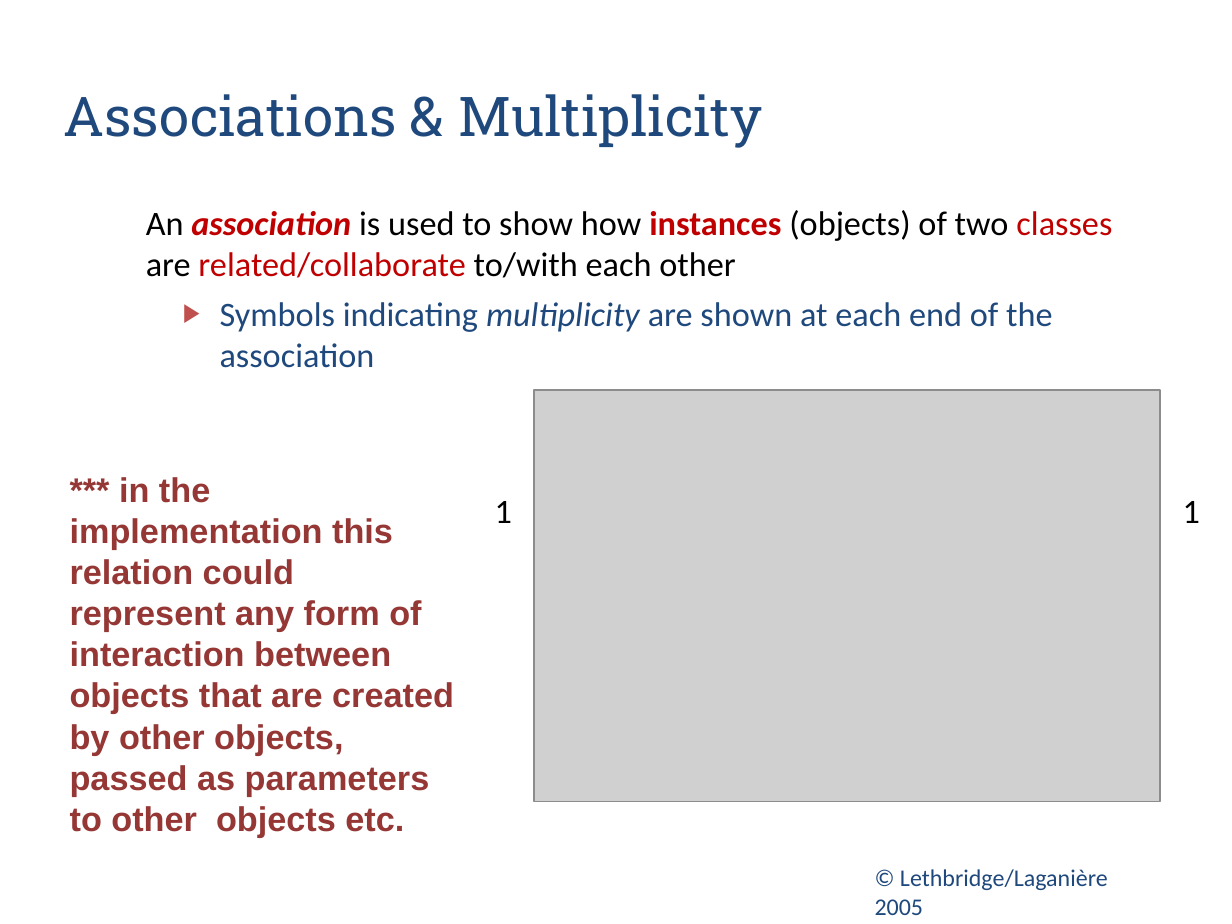
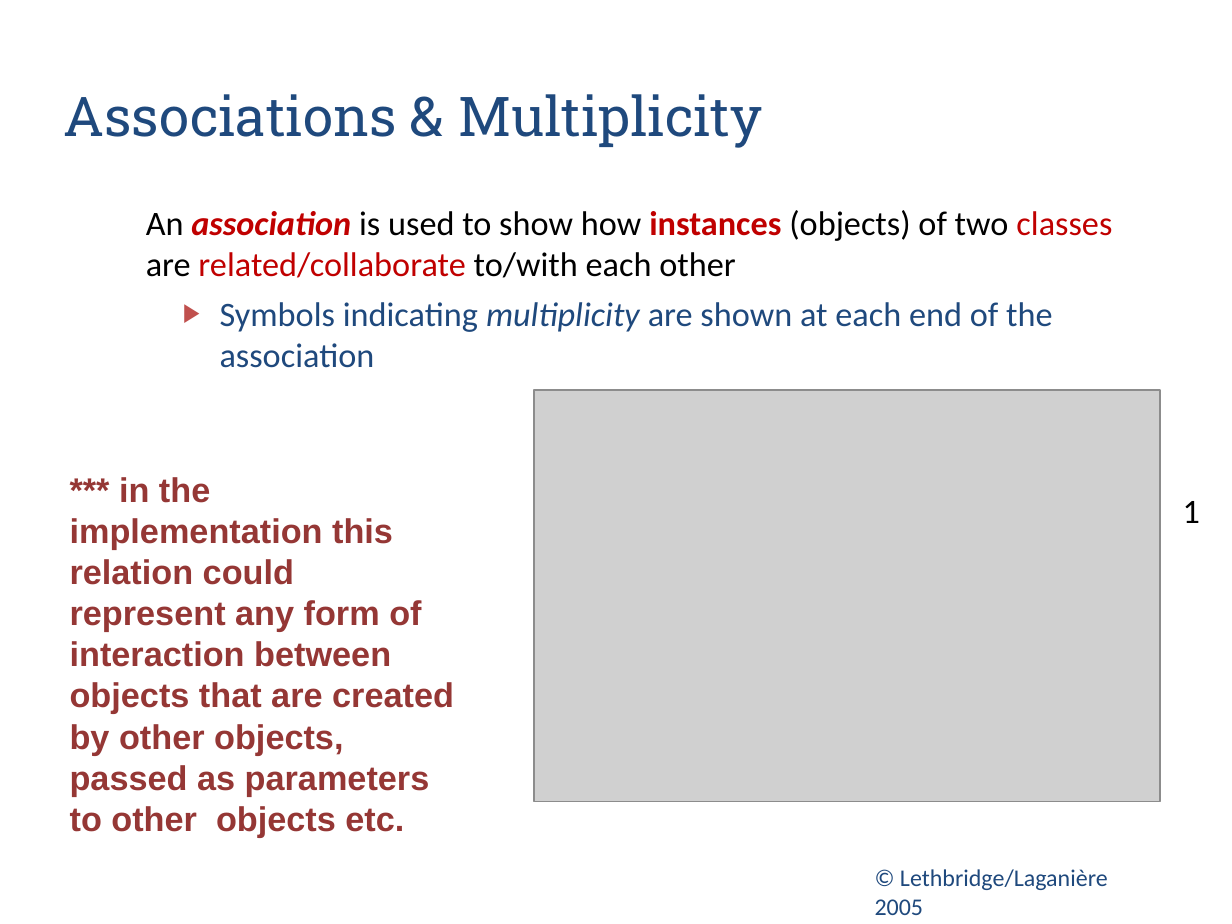
Before and after one commit to zarras/myy803-slides, a slide deck: slide 11 of 5-SoftEng-Modeling.ppt (slide 20 before the commit). Drawn at 1232x924 pixels with LibreOffice and Linux fonts; fonts in the diff are those of the drawing; grey boxes stand for pictures. Boxes give left, top, right and bottom in pixels: in the first picture for what was removed or moved away, otherwise in the second. Text is boxed around its words. In the diff, an @@ line names an element or a change of style, - is before the commit and + after.

```diff
--- a/5-SoftEng-Modeling.ppt
+++ b/5-SoftEng-Modeling.ppt
@@ text removed at (x1=495, y1=501, x2=512, y2=523) @@
-1
```
Also in this commit, not shown: 11 other slides changed, 3 slides added, 6 other files.
